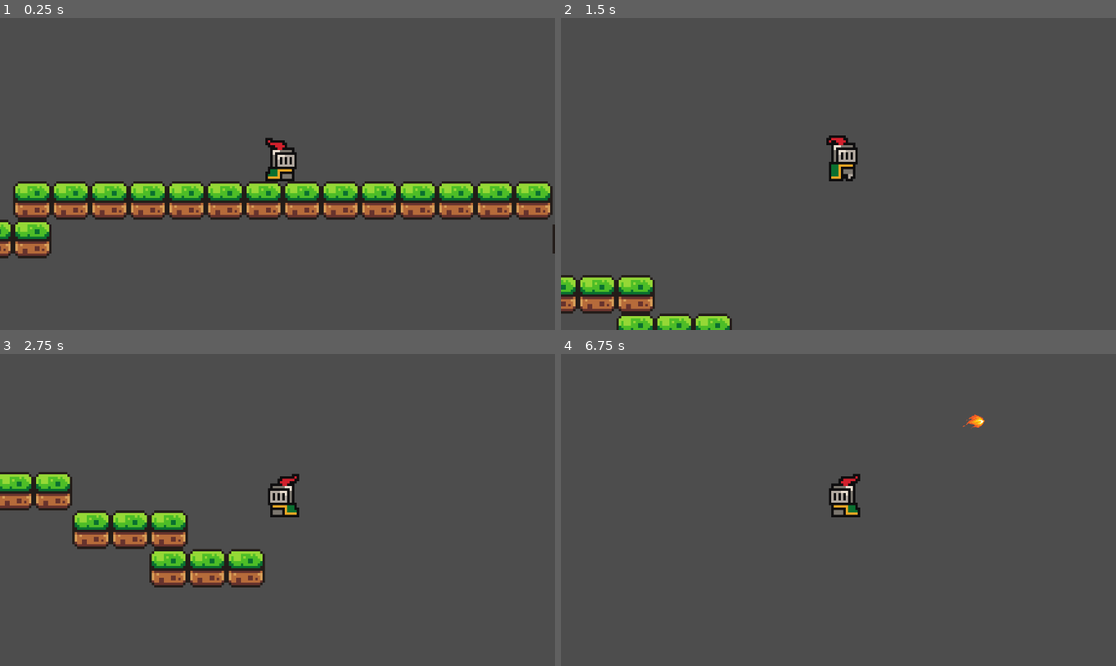
Above: before the commit, frames 1-4 (two rows, left to right).
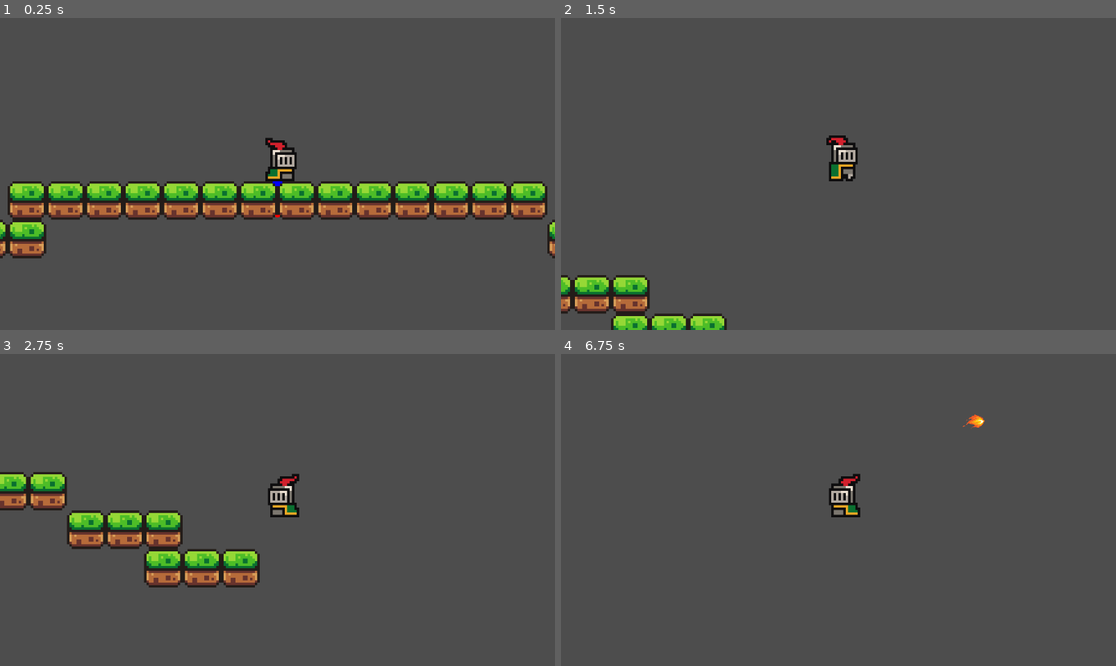
Above: after the commit, the same moments.

Repository: stackhacksbu/StackhacksGameDevRepo
Game: Godot game, scene res://scenes/Game.tscn
The game is run twice, just before and just after one commit, with the same random seed, the same clock (stepped at 60 frames per second) and the same inputs.
Inputs (mouse positions are in pixels of both pictures, inside the frame that each line leads up to):
- Up to frame 1 (0.25 s): no input
- Up to frame 2 (1.5 s): move the mouse to (960, 158) at 0.52 s; hold D (move_right) from 0.53 s (still down); tap 1 (arcaneadrenaline) at 0.6 s; tap W (jump) at 0.77 s; move the mouse to (727, 189) at 1.27 s; tap Q (dash) at 1.35 s
- Up to frame 3 (2.75 s): tap W (jump) at 1.52 s; move the mouse to (333, 441) at 2.02 s; release D (move_right) at 2.03 s; hold A (move_left) from 2.03 s (still down); tap 2 (fireball) at 2.1 s
- Up to frame 4 (6.75 s): move the mouse to (810, 572) at 2.77 s; release A (move_left) at 2.78 s; hold D (move_right) 2.78-4.28 s; tap 1 (arcaneadrenaline) at 2.85, 5.1 s; tap W (jump) at 3.02, 3.77, 4.52, 6.02 s; move the mouse to (1005, 556) at 3.52 s; tap Q (dash) at 3.6, 5.85 s; move the mouse to (672, 463) at 4.27 s; hold A (move_left) 4.28-5.03 s; tap 2 (fireball) at 4.35, 6.6 s; move the mouse to (866, 510) at 5.02 s; hold D (move_right) 5.03-5.78 s; move the mouse to (755, 432) at 5.77 s; hold A (move_left) from 5.78 s (still down); move the mouse to (960, 494) at 6.52 s

The runs differ from the first frame. In frame 1, 6.8% of the frame differs, in the area x 0-100%, y 52-78%; in frame 2, 1.7%; in frame 3, 3.5%; in frame 4, less than 0.1%.

Commit message:
added debug drawings

Diff:
--- a/project.godot
+++ b/project.godot
@@ -18,7 +18,6 @@
 [display]
 
 mouse_cursor/custom_image="res://assets/sprites/crosshair.png"
-mouse_cursor/custom_image_hotspot=Vector2(25, 10)
 
 [input]
 
--- a/scenes/player.tscn
+++ b/scenes/player.tscn
@@ -43,7 +43,6 @@
 }]
 
 [node name="Player" type="CharacterBody2D"]
-position = Vector2(-2.205, 0)
 script = ExtResource("1_3ovcl")
 
 [node name="CollisionShape2D" type="CollisionShape2D" parent="."]
--- a/scripts/fireball.gd
+++ b/scripts/fireball.gd
@@ -8,7 +8,7 @@
 	var projectile = load("res://scenes/projectile.tscn")
 	var instance = projectile.instantiate()
 	#get mouse position relative to player (center of screen)
-	var mouse_pos = player.get_viewport().get_mouse_position() - (player.get_viewport().get_visible_rect().size / 2)
+	var mouse_pos = player.get_global_mouse_position() - player.position
 	mouse_pos = Vector2(mouse_pos.x, -mouse_pos.y)
 	var direction = mouse_pos.normalized()
 
@@ -17,4 +17,3 @@
 	instance.spawnPos = player.position
 	instance.spawnRot = atan2(-direction.x, -direction.y)
 	main.add_child.call_deferred(instance)
-	print("Fireball!")
--- a/scripts/player.gd
+++ b/scripts/player.gd
@@ -22,6 +22,12 @@
 	abilities["dash"] = load("res://scripts/movement/dash.gd").new()
 	abilities["arcaneadrenaline"] = load("res://scripts/movement/arcaneadrenaline.gd").new()
 	abilities["fireball"] = load("res://scripts/fireball.gd").new()
+
+func _draw():
+	draw_circle(position, 5, Color(1, 0, 0)) # Red circle
+	draw_line(position, get_global_mouse_position(), Color(0, 1, 0)) # Green line
+	draw_circle($AnimatedSprite2D.global_position, 5, Color(0, 0, 1))  # Sprite position
+
 
 func _physics_process(delta: float) -> void:
 	if not is_on_floor():
@@ -65,7 +71,7 @@
 		velocity.x = move_toward(velocity.x, 0, speed)
 
 	move_and_slide()
-
+	queue_redraw()
 # function for using abilities
 func cast(ability_name) -> void:
 	# cast ability based on name
